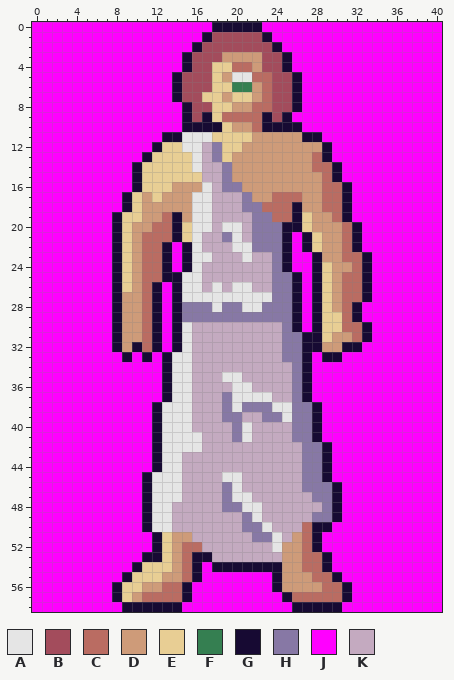
Edited in one commit: pixel-art sprite (Images/Objects/tutCyclopsQuestgiver.png). Above is the file before it was changed.
The file is 41x59 pixels.
Palette (. is transparent): A #e5e5e5  B #a34c5c  C #ba6c62  D #ce9b79  E #e8ce94  F #357f51  G #170a33  H #8778a5  J #ff00ff  K #c4aac0
And afterwards:
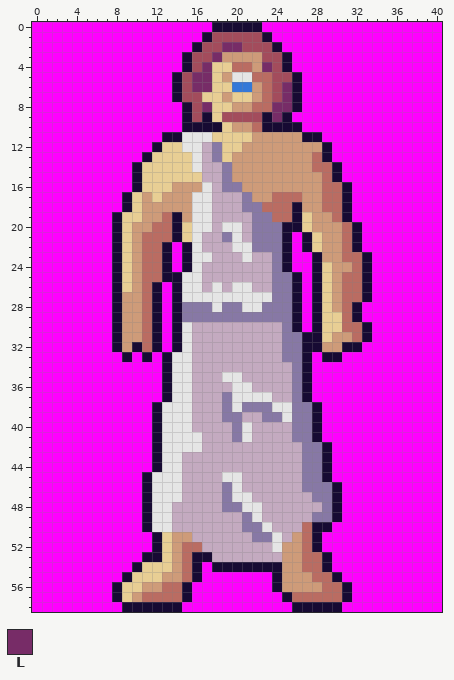
Colours new in this view: L #772c67
What changed:
@@ palette @@
-F #357f51
+F #3478d8
@@ x 14..27 @@
  1 JJJGBBBBBGJJJJ
- 2 JJGBBBBBBBGJJJ
- 3 JGBBBDDDDBBGJJ
- 4 JGBBEECCDBBGJJ
- 5 GBBBEDAACCBBGJ
- 6 GBBBEEFFDCBBGJ
- 7 GBBEEDEEDCBBGJ
- 8 JGBBEEDDCCBBGJ
- 9 JGBGECCCCGBGJJ
+ 2 JJGBBLLBBBGJJJ
+ 3 JGBBLDDDDBBGJJ
+ 4 JGBLEECCDLBGJJ
+ 5 GBLLEDAACCBBGJ
+ 6 GBLLEEFFDCBLGJ
+ 7 GBBEEDEEDCBLGJ
+ 8 JGBLEEDDCCLLGJ
+ 9 JGBGEBBBBGLGJJ
 10 JGGGGEDDCGGGGJ
